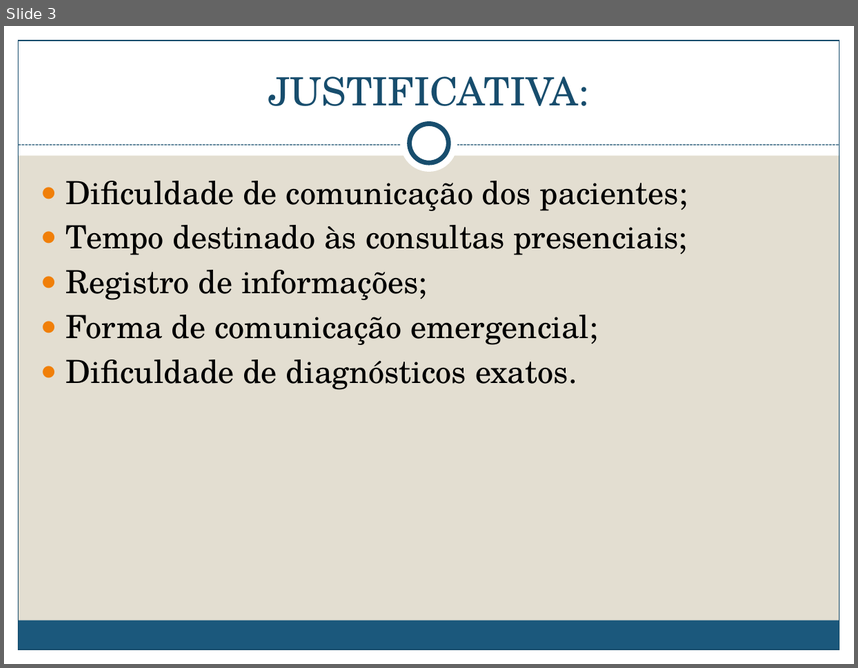
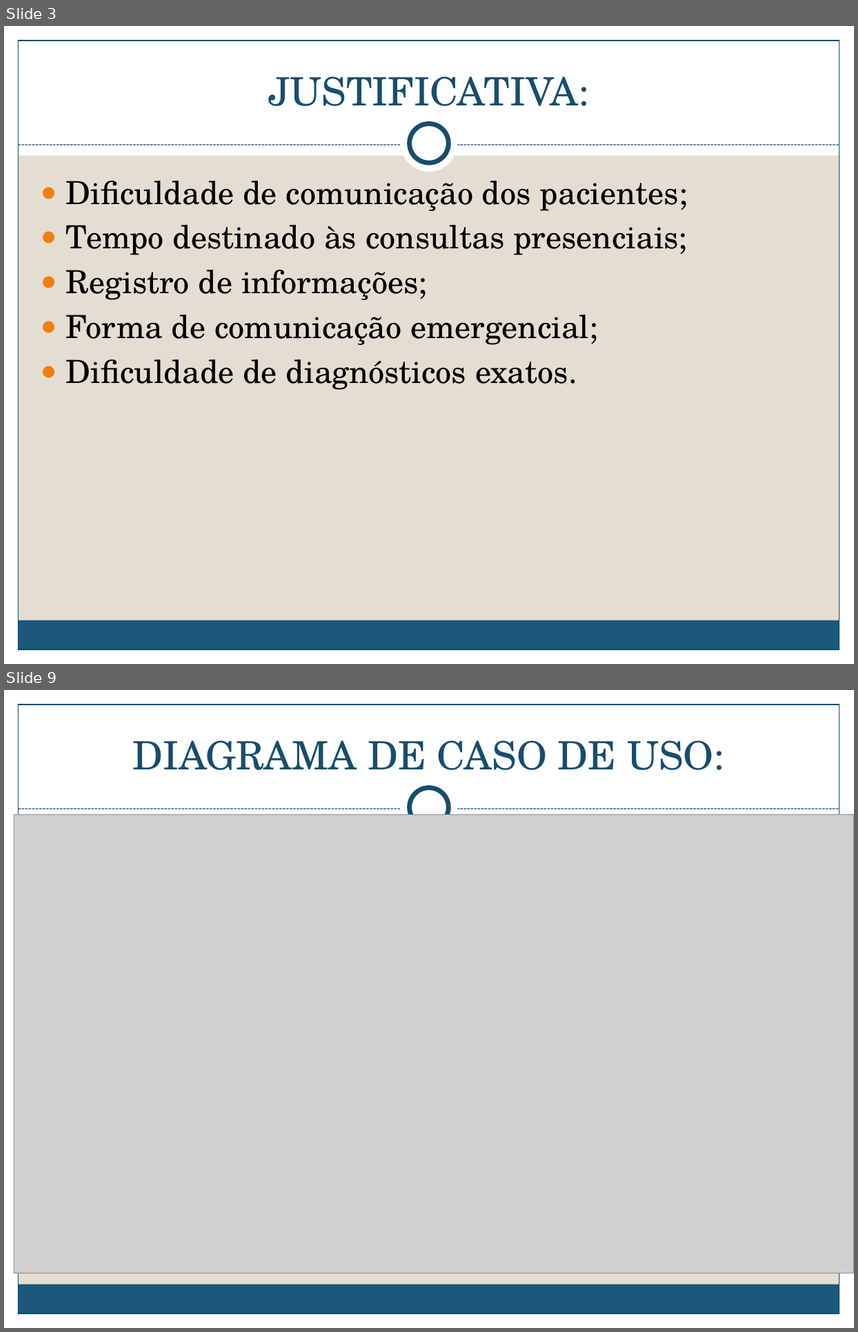
Before and after one commit to jhenitmj/PSIQ, a slide deck: DocumentoPSIQ/PSIQ.pptx. Shown one above the other, each under a label of ours: slide 3 before the commit, slides 3 and 9 after it; the slides between them are not shown. The pictures are 858x668 and 858x1332 pixels, drawn with LibreOffice and Linux fonts; fonts in the diff are those of the drawing; grey boxes stand for pictures. Boxes give left, top, right and bottom in pixels: in the first picture for what was removed or moved away, otherwise in the second. Text is boxed around its words. In the diff, an @@ line names an element or a change of style, - is before the commit and + after.

```diff
--- a/DocumentoPSIQ/PSIQ.pptx
+++ b/DocumentoPSIQ/PSIQ.pptx
@@ slide 9 added at <box>4,690,854,1328</box>, background #E3DED1; not listed: 9 template elements that a slide beside it also shows @@
@@ title added at <box>132,740,724,770</box>, 33 pt, text #184E6D @@
+DIAGRAMA DE CASO DE USO:
@@ picture added at <box>14,815,854,1273</box> @@
```
Also in this commit, not shown: 2 slides changed, 6 other slides added.
